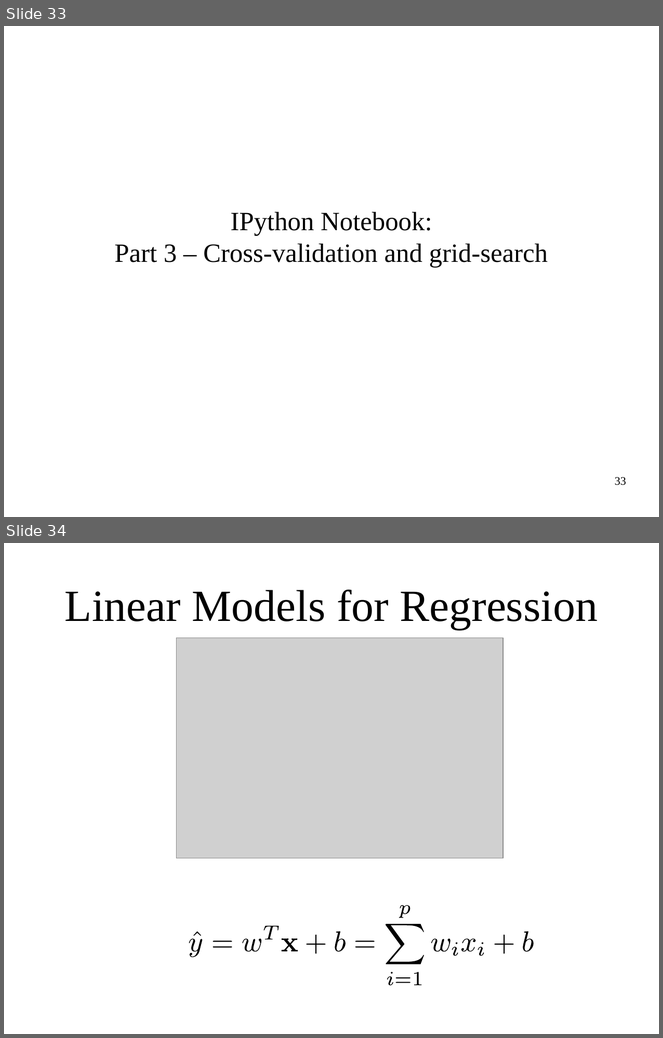
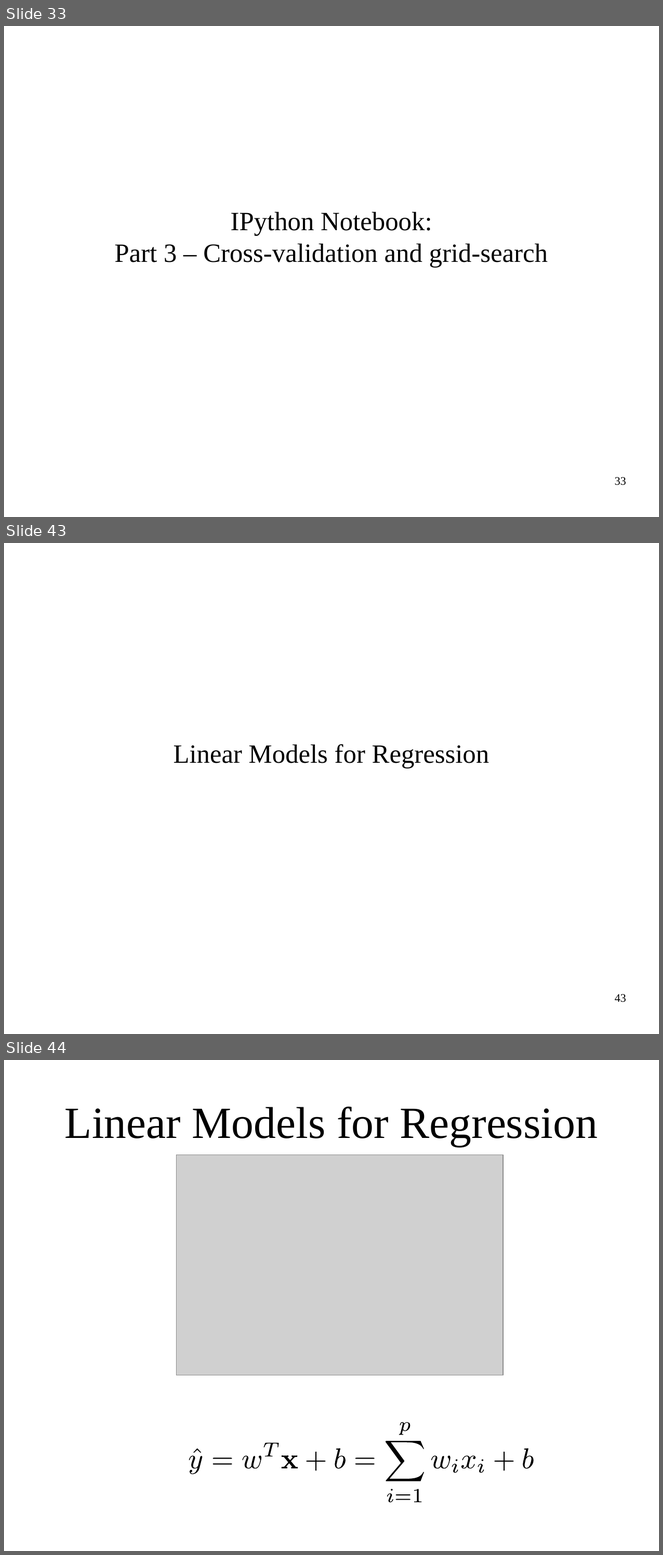
Before and after one commit to stupidscammer/ml-workshop-2-of-4, a slide deck: intro-to-machine-learning-odsc-masterclass-2017.odp. Shown one above the other, each under a label of ours: slides 33 and 34 before the commit, slides 33, 43 and 44 after it; the slides between them are not shown. The pictures are 663x1038 and 663x1555 pixels, drawn with LibreOffice and Linux fonts; fonts in the diff are those of the drawing; grey boxes stand for pictures. Boxes give left, top, right and bottom in pixels: in the first picture for what was removed or moved away, otherwise in the second. Text is boxed around its words. In the diff, an @@ line names an element or a change of style, - is before the commit and + after.

Commit message:
add linear regression and classification notebooks, add adult dataset

```diff
--- a/intro-to-machine-learning-odsc-masterclass-2017.odp
+++ b/intro-to-machine-learning-odsc-masterclass-2017.odp
@@ slide 43 added at <box>4,543,659,1034</box>, background #FFFFFF @@
@@ subtitle added at <box>174,744,490,768</box>, 32 pt, text #000000 @@
+Linear Models for Regression
@@ page number added at <box>615,994,626,1003</box>, 14 pt, text #000000 @@
+43
@@ what was slide 34 is now slide 44 @@
```
Also in this commit, not shown: 1 slide changed, 18 other slides added, 1 slide removed, 4 other files.
